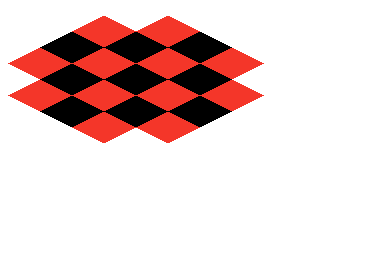
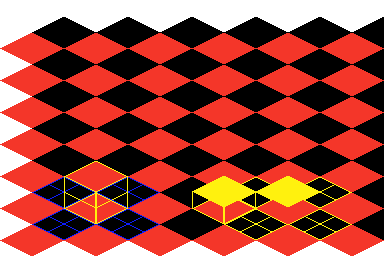
Before/after of a 384x256 layered artwork. What changed in the layer stack:
painted on "Neue Ebene" over [64, 161, 352, 240]
added layer "Neue Ebene#1" above "Hintergrund" over [32, 177, 160, 240]
painted on "Hintergrund" over [0, 16, 384, 256]
